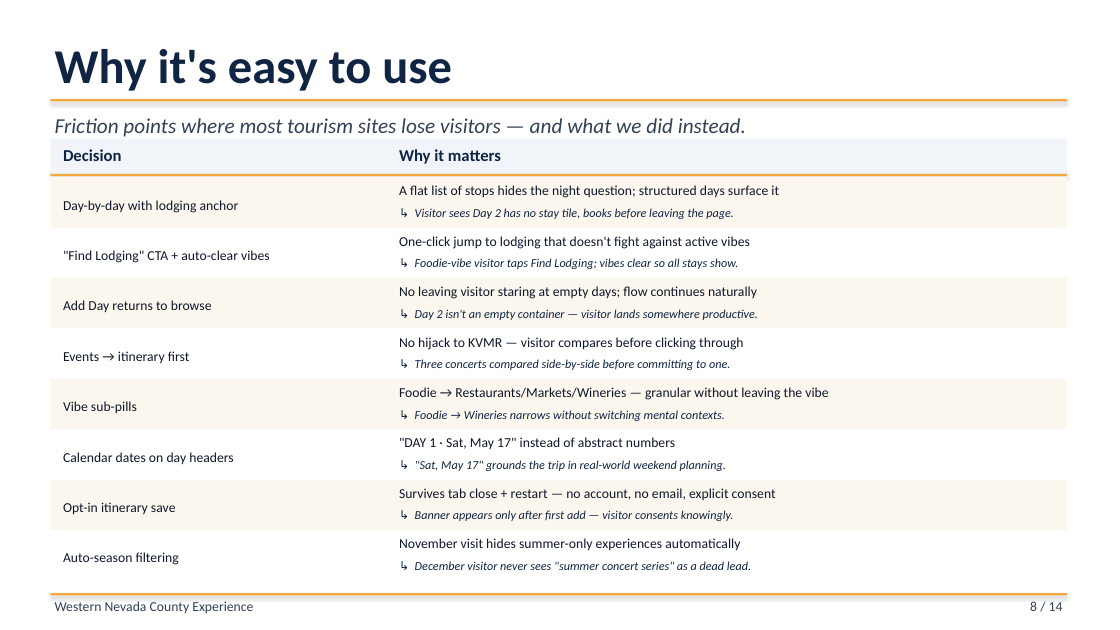
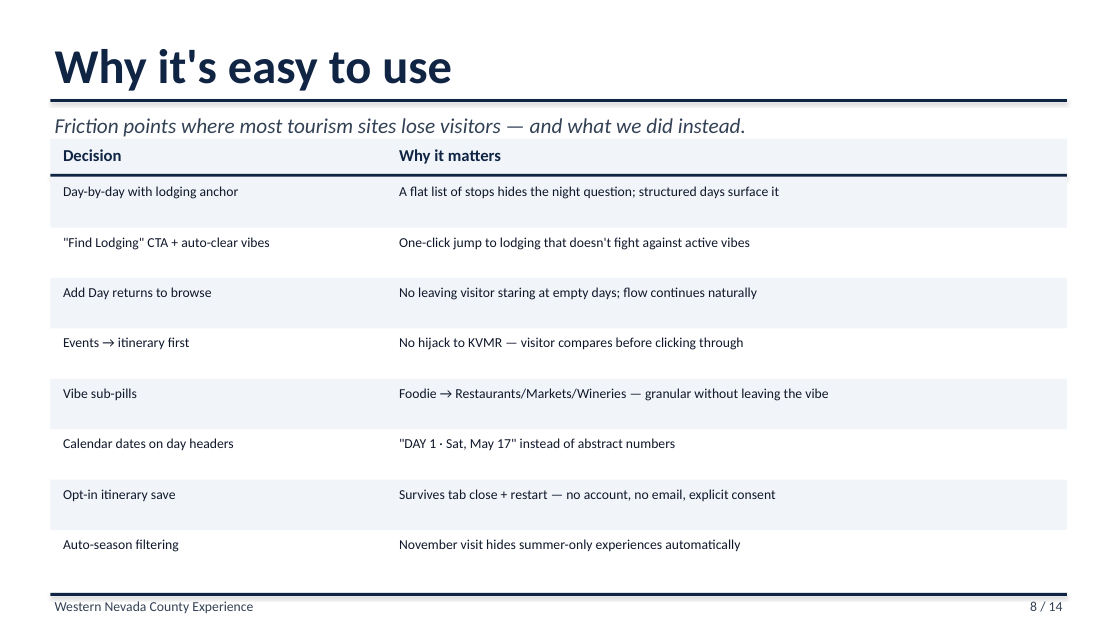
Before and after one commit to liammlrb-eng/nevada-county-experiences, a slide deck: slide 8 of demo_pitch.pptx. Drawn at 1120x630 pixels with LibreOffice and Linux fonts; fonts in the diff are those of the drawing. Boxes give left, top, right and bottom in pixels: in the first picture for what was removed or moved away, otherwise in the second. Text is boxed around its words. In the diff, an @@ line names an element or a change of style, - is before the commit and + after.

Commit message:
Pitch deck: kill scenario sub-lines deck-wide + navy rules
User feedback: '↳ scenario' sub-text was too small to read at 11.5pt
across every slide; gold/amber rules under titles read as 'drab
yellow.' Two targeted changes:

1. SHOW_SCENARIOS = False — global flag that gates rendering of every
   '↳ scenario' italic sub-line in both add_bullets and two_col_table.
   Tuples are still allowed in the source for future use; they just
   render as the headline pair when the flag is off. Saves ~600 lines
   of small italic across the deck.

2. add_gold_rule now uses BROWN (deep ink-blue) instead of GOLD —
   title underlines and footer rules read as a strong navy underline
   rather than a yellow ribbon. Slightly thicker (2.5pt vs 2pt) to
   compensate for the more restrained color. Amber/GOLD is still
   used for bullet markers and the few callout-box borders.

3. Replaced 7 hardcoded warm-cream RGBColor(0xFB, 0xF7, 0xEE) literals
   with the FOG token (now cool slate-tint #F1F5F9). Stripes and
   callout-box fills follow the modern palette automatically.

Net effect: every slide is visually quieter. Headers in navy, deep
underlines in navy, cool stripes, amber only as small accents.

```diff
--- a/demo_pitch.pptx
+++ b/demo_pitch.pptx
@@ text removed at (x1=415, y1=208, x2=734, y2=219) @@
-↳ Visitor sees Day 2 has no stay tile, books before leaving the page.
@@ text removed at (x1=415, y1=258, x2=738, y2=269) @@
-↳ Foodie-vibe visitor taps Find Lodging; vibes clear so all stays show.
@@ text removed at (x1=415, y1=309, x2=758, y2=320) @@
-↳ Day 2 isn't an empty container — visitor lands somewhere productive.
@@ text removed at (x1=415, y1=359, x2=730, y2=370) @@
-↳ Three concerts compared side-by-side before committing to one.
@@ text removed at (x1=415, y1=410, x2=725, y2=421) @@
-↳ Foodie → Wineries narrows without switching mental contexts.
@@ text removed at (x1=415, y1=460, x2=726, y2=471) @@
-↳ "Sat, May 17" grounds the trip in real-world weekend planning.
@@ fill #FBF7EE to #F1F5F9 in 4 elements at (x1=50, y1=177, x2=1067, y2=228), (x1=50, y1=278, x2=1067, y2=329), (x1=50, y1=379, x2=1067, y2=429), (x1=50, y1=480, x2=1067, y2=530) @@
@@ vertical alignment middle to top in 8 elements at (x1=63, y1=186, x2=239, y2=199), (x1=63, y1=237, x2=270, y2=250), (x1=63, y1=287, x2=212, y2=299), (x1=63, y1=337, x2=190, y2=350), (x1=63, y1=388, x2=137, y2=400), (x1=63, y1=438, x2=233, y2=450), (x1=63, y1=489, x2=176, y2=502), (x1=63, y1=539, x2=179, y2=552) @@
@@ text removed at (x1=415, y1=510, x2=734, y2=521) @@
-↳ Banner appears only after first add — visitor consents knowingly.
@@ text removed at (x1=415, y1=561, x2=751, y2=570) @@
-↳ December visitor never sees "summer concert series" as a dead lead.
@@ fill #F2A93E to #102444 in 3 elements at (x1=50, y1=99, x2=1067, y2=102), (x1=50, y1=174, x2=1067, y2=176), (x1=50, y1=593, x2=1067, y2=596) @@
```
Also in this commit, not shown: 14 other slides changed, 2 other files.
